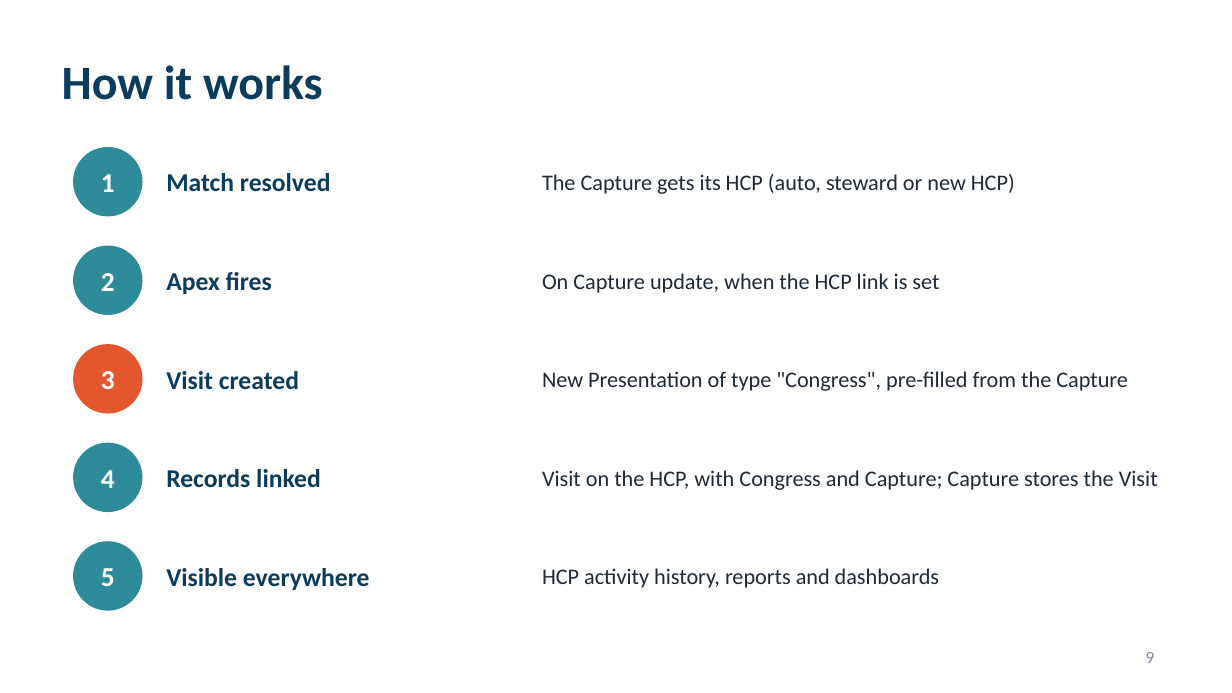
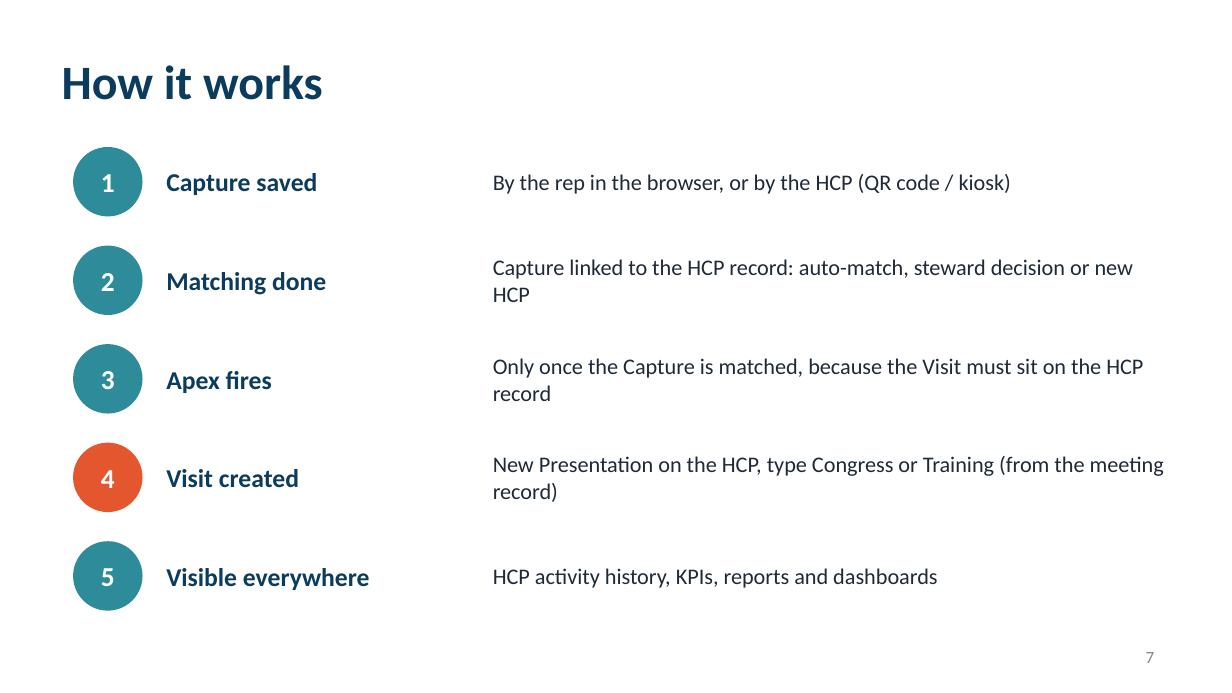
Before and after one commit to patrik8585/claude, a slide deck: slide 7 of slides/France_CBU_Congress_Solution.pptx (slide 9 before the commit). Drawn at 1232x693 pixels with LibreOffice and Linux fonts; fonts in the diff are those of the drawing. Boxes give left, top, right and bottom in pixels: in the first picture for what was removed or moved away, otherwise in the second. Text is boxed around its words. In the diff, an @@ line names an element or a change of style, - is before the commit and + after.

```diff
--- a/slides/France_CBU_Congress_Solution.pptx
+++ b/slides/France_CBU_Congress_Solution.pptx
@@ text at (166, 173, 317, 195): text changed @@
-Match resolved
+Capture saved
@@ text at (493, 174, 1011, 194): text changed @@
-The Capture gets its HCP (auto, steward or new HCP)
+By the rep in the browser, or by the HCP (QR code / kiosk)
@@ text at (493, 259, 1133, 302): text changed @@
-On Capture update, when the HCP link is set
+Capture linked to the HCP record: auto-match, steward decision or new HCP
@@ text added at (166, 272, 326, 295), 15 pt, text #0B3C5D, bold @@
+Matching done
@@ ellipse at (74, 345, 142, 413): fill #E4572E to #2E8B9A; outline #E4572E 1 pt to #2E8B9A 1 pt @@
@@ text "Apex fires": place and size @@
-text "Apex fires" at (166, 272, 272, 294)
+text "Apex fires" at (166, 371, 272, 393)
@@ text at (493, 358, 1143, 401): text changed @@
-New Presentation of type "Congress", pre-filled from the Capture
+Only once the Capture is matched, because the Visit must sit on the HCP record
@@ ellipse at (74, 444, 142, 511): fill #2E8B9A to #E4572E; outline #2E8B9A 1 pt to #E4572E 1 pt @@
@@ text "Visit created": place and size @@
-text "Visit created" at (166, 371, 299, 390)
+text "Visit created" at (166, 469, 299, 488)
@@ text removed at (166, 469, 321, 488) @@
-Records linked
@@ text at (493, 456, 1164, 502): text changed @@
-Visit on the HCP, with Congress and Capture; Capture stores the Visit
+New Presentation on the HCP, type Congress or Training (from the meeting record)
@@ text at (493, 568, 937, 588): text changed @@
-HCP activity history, reports and dashboards
+HCP activity history, KPIs, reports and dashboards
@@ page number at (1146, 652, 1155, 663): text changed @@
-9
+7
```
Also in this commit, not shown: 3 other slides changed, 4 slides added, 9 slides removed.
